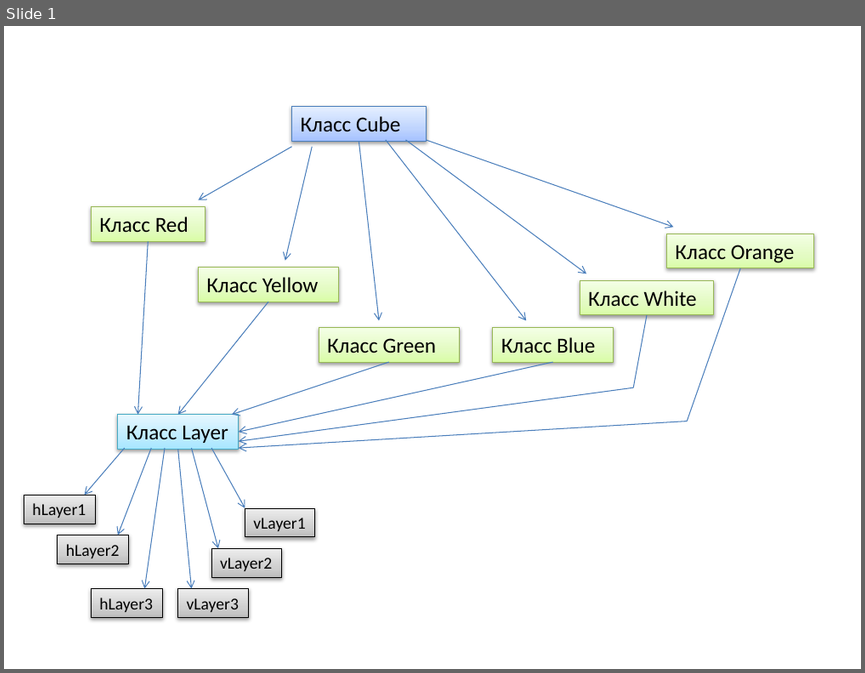
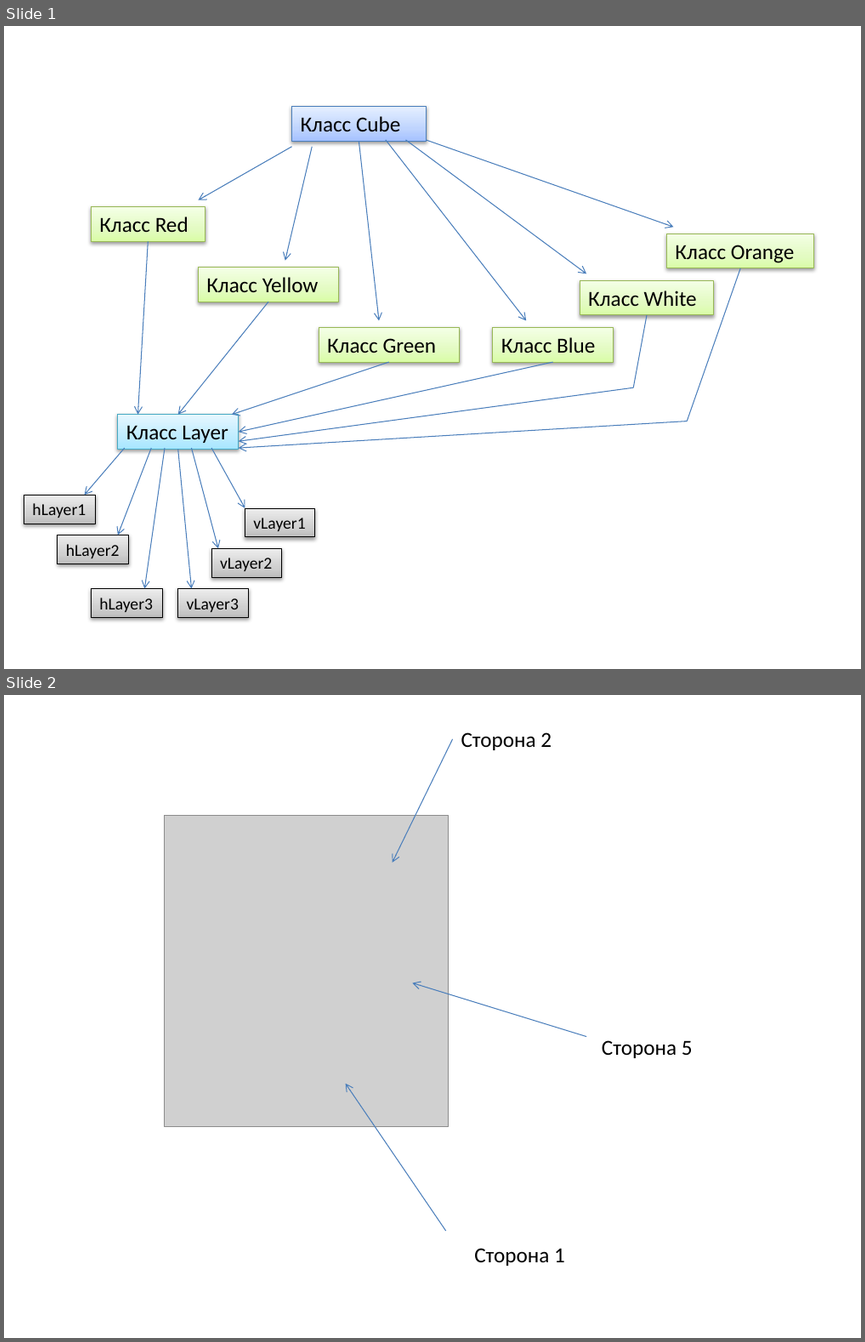
Before and after one commit to QaraByte/CubeRubik, a slide deck: Разбор.pptx. Shown one above the other, each under a label of ours: slide 1 before the commit, slides 1 and 2 after it. The pictures are 865x673 and 865x1342 pixels, drawn with LibreOffice and Linux fonts; fonts in the diff are those of the drawing; grey boxes stand for pictures. Boxes give left, top, right and bottom in pixels: in the first picture for what was removed or moved away, otherwise in the second. Text is boxed around its words. In the diff, an @@ line names an element or a change of style, - is before the commit and + after.

```diff
--- a/Разбор.pptx
+++ b/Разбор.pptx
@@ slide 2 added at [4, 695, 861, 1338], background #FFFFFF @@
@@ arrow added from (452, 738) to (392, 862), #4B7EBC 0.75 pt @@
@@ text added at [461, 732, 551, 750], 18 pt, text #000000 @@
+Сторона 2
@@ picture added at [164, 816, 448, 1127] @@
@@ arrow added from (586, 1036) to (413, 983), #4B7EBC 0.75 pt @@
@@ text added at [602, 1040, 692, 1058], 18 pt, text #000000 @@
+Сторона 5
@@ arrow added from (446, 1231) to (345, 1083), #4B7EBC 0.75 pt @@
@@ text added at [474, 1247, 565, 1265], 18 pt, text #000000 @@
+Сторона 1
```
Also in this commit, not shown: 1 other slide added, 3 other files.
